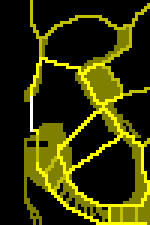
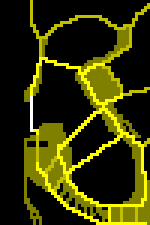
Revision of a layered 150 × 225 image; what changed, layer by layer:
painted on "Layer" (1st of 2) over left=144, top=180, right=150, bottom=195
